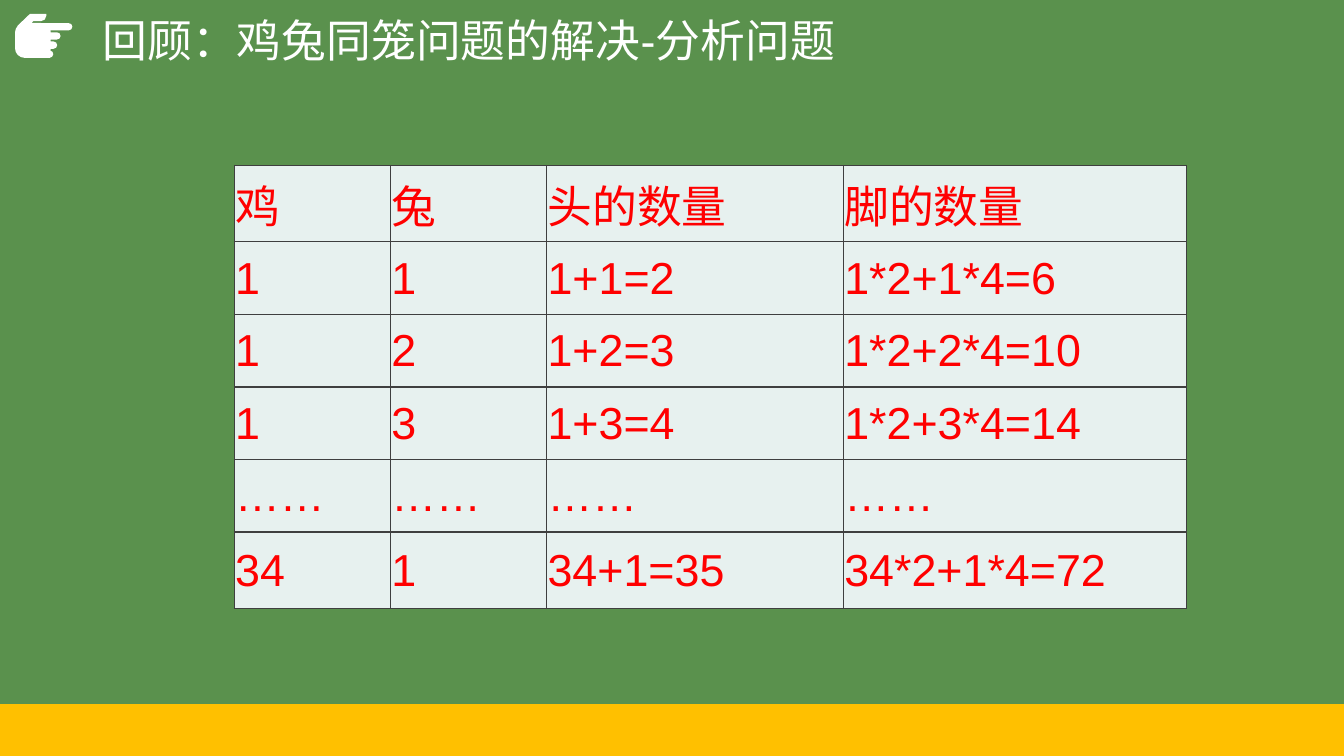
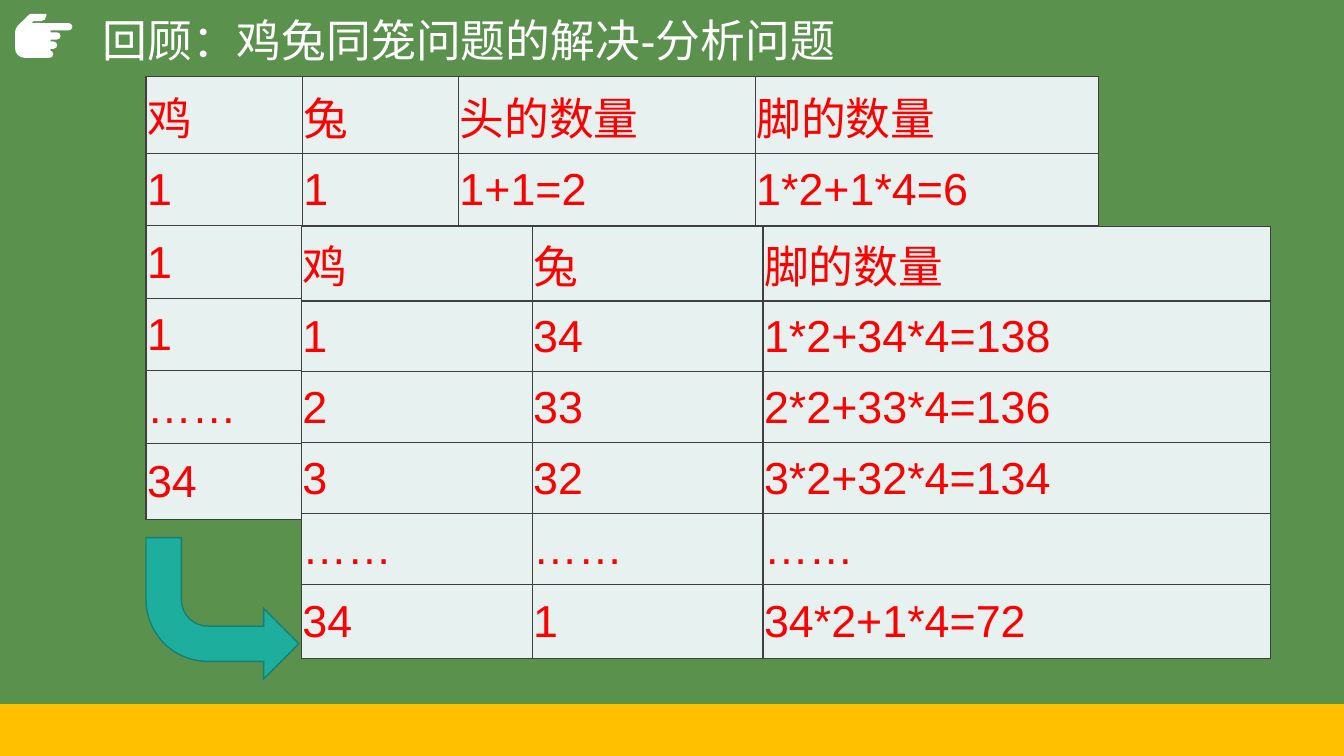
Before and after one commit to hongm32/2020design, a slide deck: slide 8 of 【第09课】枚举算法/【第09课】枚举算法.pptx. Drawn at 1344x756 pixels with LibreOffice and Linux fonts; fonts in the diff are those of the drawing. Boxes give left, top, right and bottom in pixels: in the first picture for what was removed or moved away, otherwise in the second. Text is boxed around its words. In the diff, an @@ line names an element or a change of style, - is before the commit and + after.

```diff
--- a/【第09课】枚举算法/【第09课】枚举算法.pptx
+++ b/【第09课】枚举算法/【第09课】枚举算法.pptx
@@ table at <box>146,77,1099,642</box> @@
-row 6: 34 | 1 | 34+1=35 | 34*2+1*4=72
+row 6: 34 | 34 | 34+34=68 | 34*2+34*4=208
@@ table: place and size @@
-table at <box>234,165,1187,609</box>
+table at <box>146,77,1099,642</box>
@@ table added at <box>301,227,1271,659</box>, 6 rows, 3 columns @@
+鸡 | 兔 | 脚的数量
+1 | 34 | 1*2+34*4=138
+2 | 33 | 2*2+33*4=136
+3 | 32 | 3*2+32*4=134
+…… | …… | ……
+34 | 1 | 34*2+1*4=72
@@ bent arrow added at <box>146,538,299,680</box>, fill #1DAE9E, outline #158175 1 pt @@
```
Also in this commit, not shown: 4 other slides changed, 1 slide added, 2 slides removed, 6 other files.
